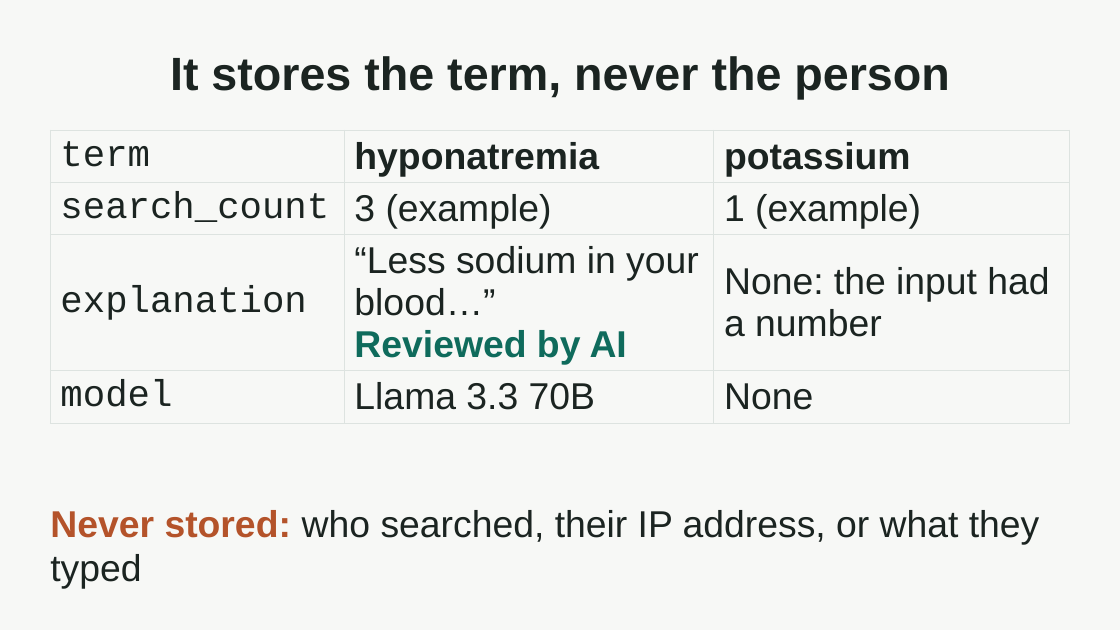
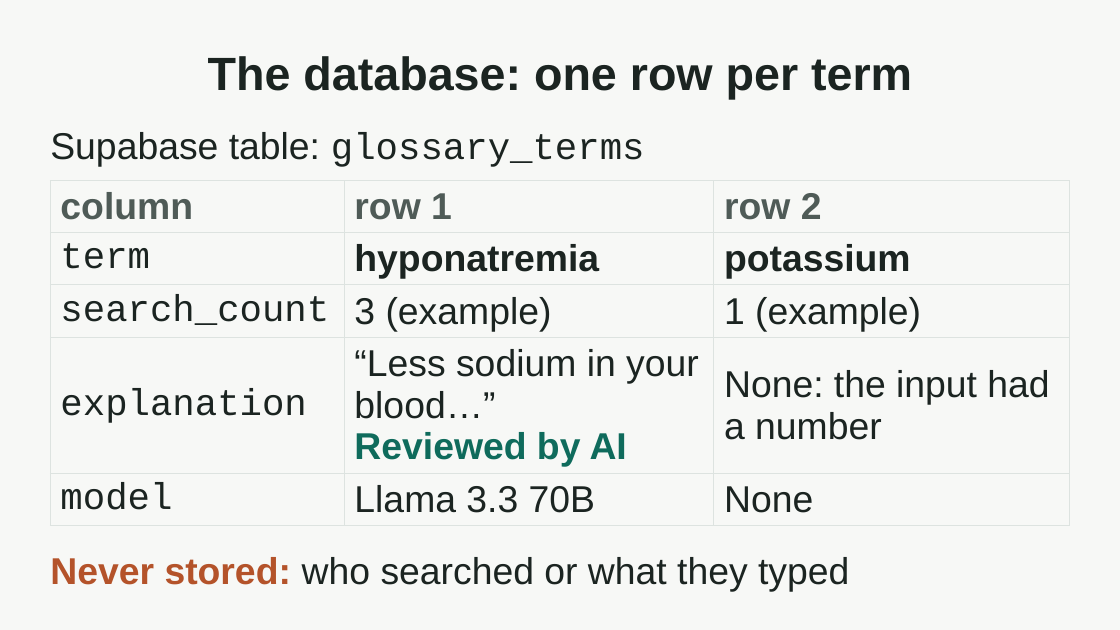
Before and after one commit to kimtastico/Applied-Agentic-Healthcare-Demo, a slide deck: slide 6 of presentation/plainly-deck.pptx. Drawn at 1120x630 pixels with LibreOffice and Linux fonts; fonts in the diff are those of the drawing. Boxes give left, top, right and bottom in pixels: in the first picture for what was removed or moved away, otherwise in the second. Text is boxed around its words. In the diff, an @@ line names an element or a change of style, - is before the commit and + after.

```diff
--- a/presentation/plainly-deck.pptx
+++ b/presentation/plainly-deck.pptx
@@ title at box(208, 56, 912, 99): text changed @@
-It stores the term, never the person
+The database: one row per term
@@ text added at box(50, 132, 645, 167), 32 pt, text #1B2421 @@
+Supabase table: glossary_terms
@@ table at box(50, 181, 1070, 517) @@
+row 1: column | row 1 | row 2
@@ table: place and size @@
-table at box(50, 130, 1070, 414)
+table at box(50, 181, 1070, 517)
@@ text at box(50, 557, 849, 591): text changed @@
-Never stored: who searched, their IP address, or what they typed
+Never stored: who searched or what they typed
@@ text "Never stored: who searched or ..." at box(50, 557, 849, 591): vertical alignment top to middle @@
```
Also in this commit, not shown: 1 other file.
